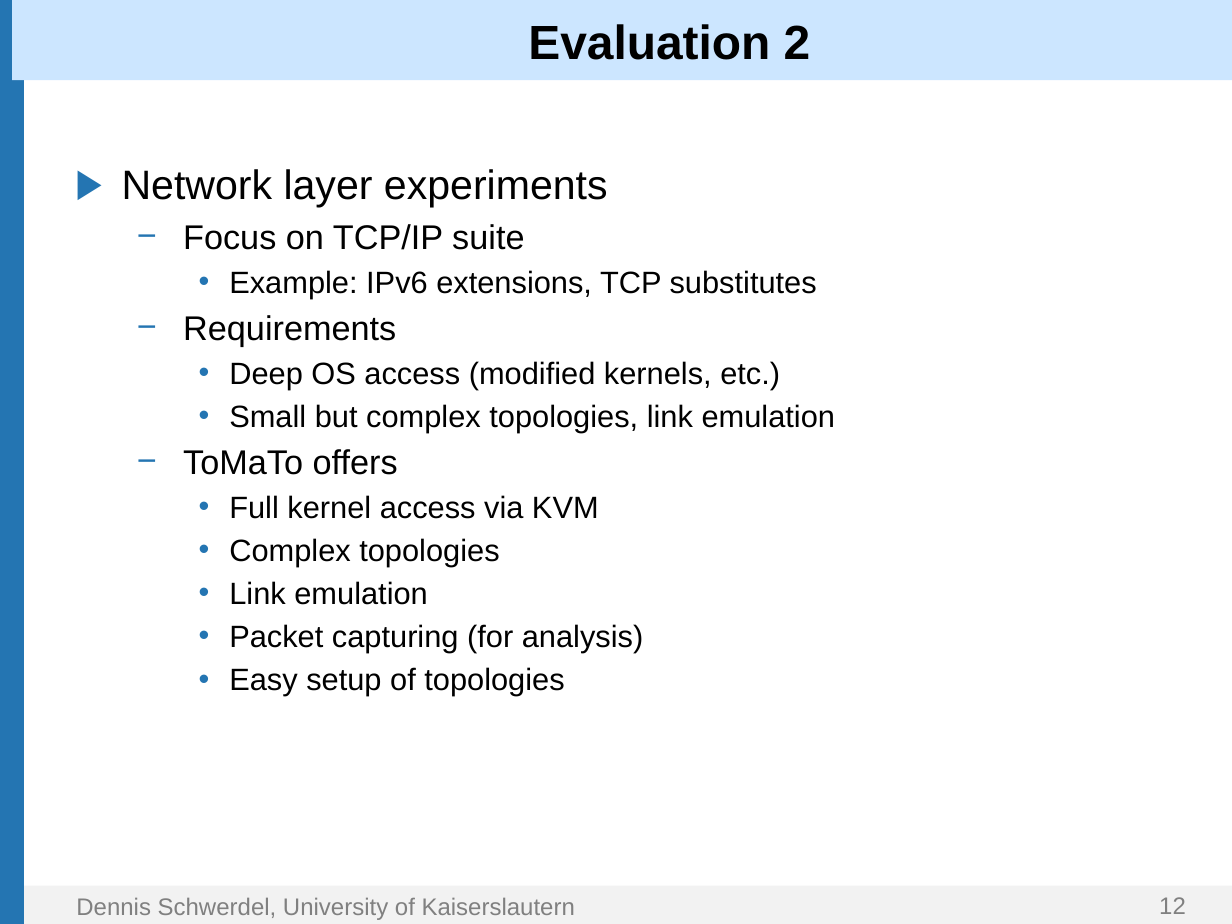
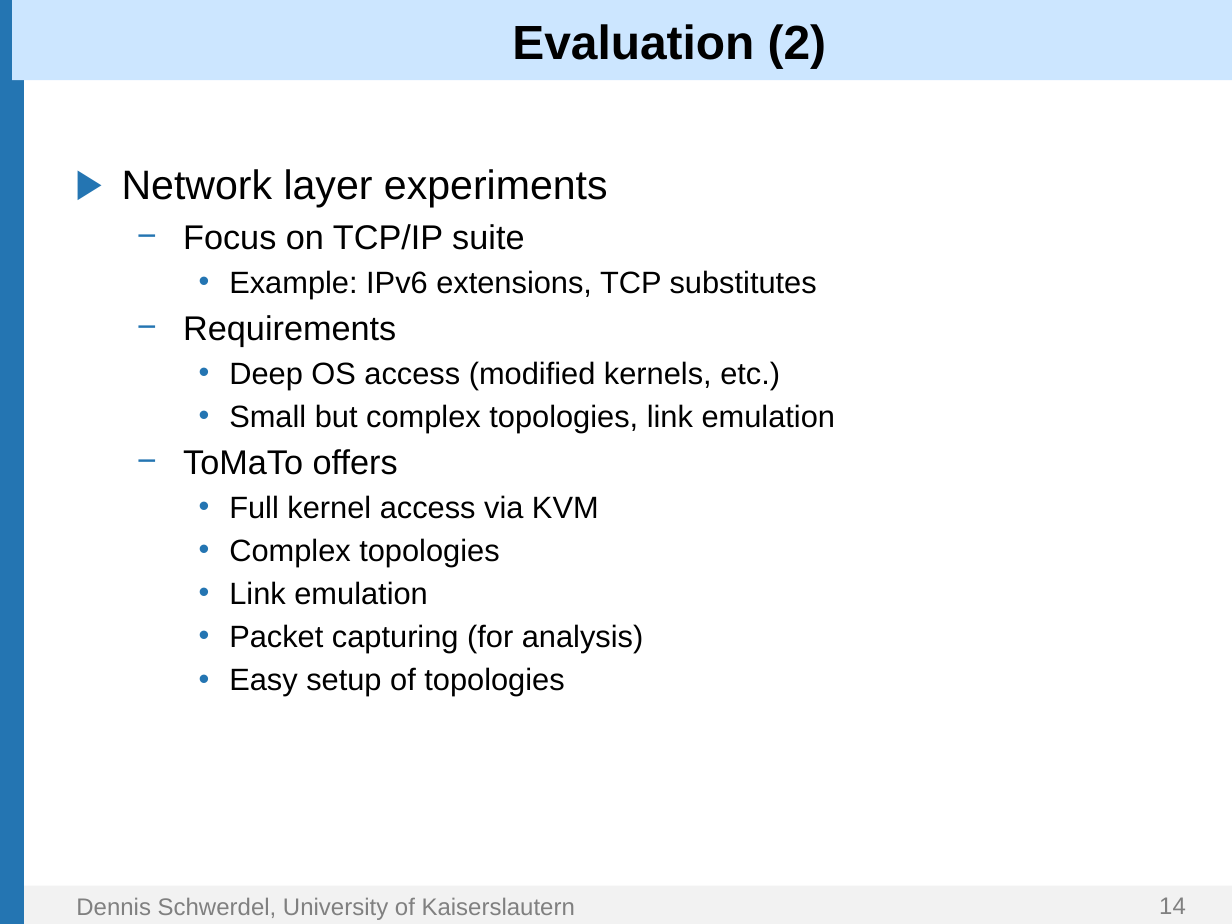
Before and after one commit to GLab/ToMaTo, a slide deck: slide 14 of doc/Presentation/ToMaTo.pptx (slide 12 before the commit). Drawn at 1232x924 pixels with LibreOffice and Linux fonts; fonts in the diff are those of the drawing; background and template pictures are left out. Boxes give left, top, right and bottom in pixels: in the first picture for what was removed or moved away, otherwise in the second. Text is boxed around its words. In the diff, an @@ line names an element or a change of style, - is before the commit and + after.

```diff
--- a/doc/Presentation/ToMaTo.pptx
+++ b/doc/Presentation/ToMaTo.pptx
@@ title at <box>512,24,827,68</box>: text changed @@
-Evaluation 2
+Evaluation (2)
@@ page number at <box>1159,897,1186,914</box>: text changed @@
-12
+14
```
Also in this commit, not shown: 3 other slides changed, 4 slides added.
